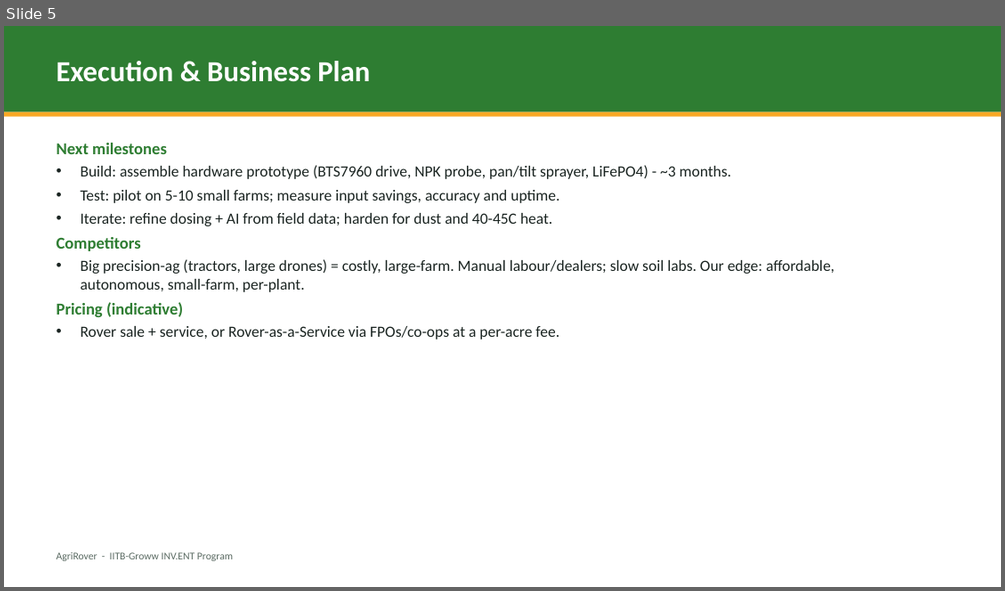
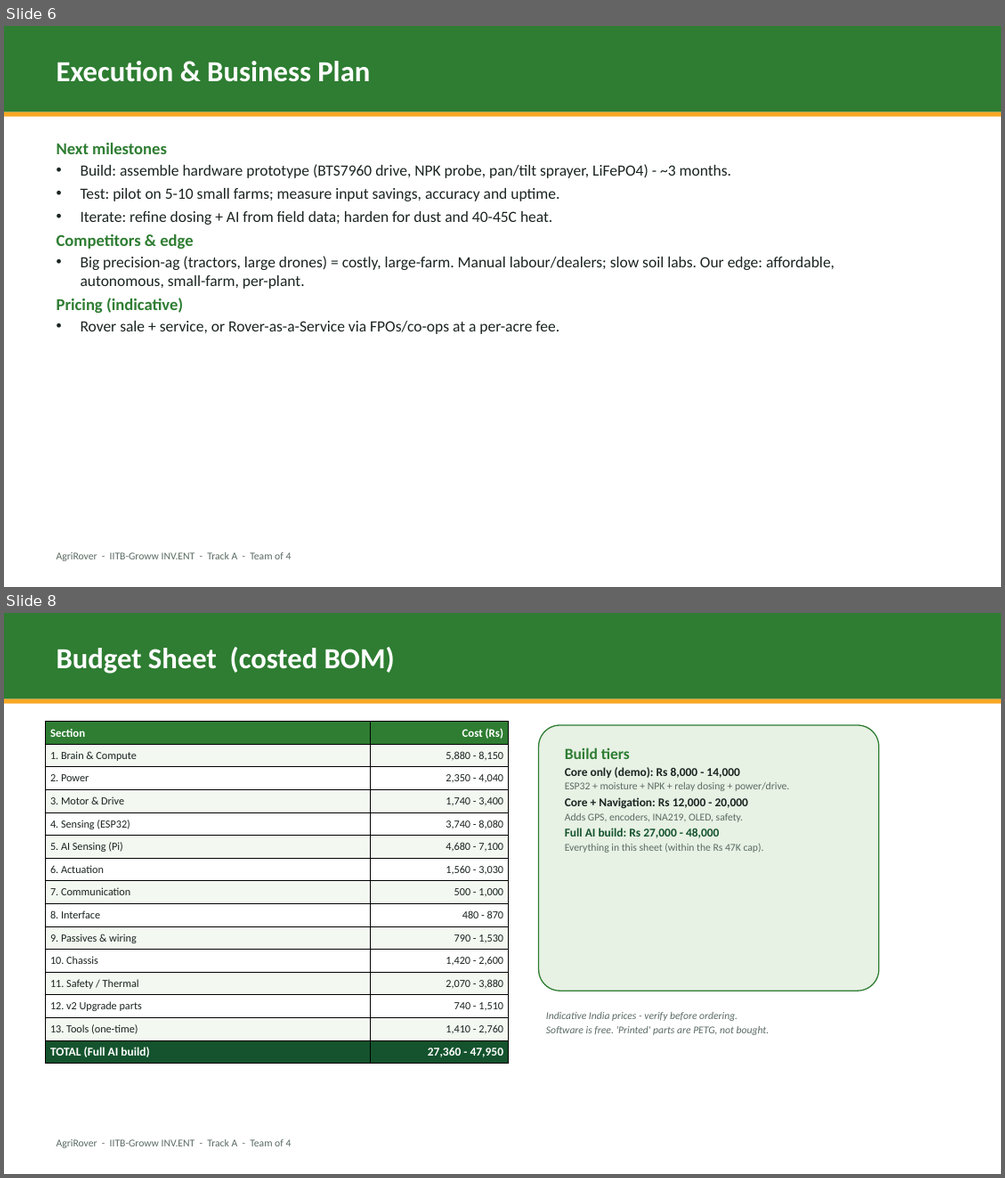
Before and after one commit to aman123825/agrobot, a slide deck: AgriRover_Pitch.pptx. Shown one above the other, each under a label of ours: slide 5 before the commit, slides 6 and 8 after it; the slides between them are not shown. The pictures are 1005x591 and 1005x1178 pixels, drawn with LibreOffice and Linux fonts; fonts in the diff are those of the drawing. Boxes give left, top, right and bottom in pixels: in the first picture for what was removed or moved away, otherwise in the second. Text is boxed around its words. In the diff, an @@ line names an element or a change of style, - is before the commit and + after.

Commit message:
Expand deck: add 'What we've built' traction slide, team-of-4, real costed BOM budget

```diff
--- a/AgriRover_Pitch.pptx
+++ b/AgriRover_Pitch.pptx
@@ slide 8 added at [4,613,1001,1174], background #FFFFFF @@
@@ rectangle added at [4,613,1001,699], fill #2E7D32 @@
@@ text added at [57,647,395,674], 28 pt, text #FFFFFF, bold @@
+Budget Sheet (costed BOM)
@@ rectangle added at [4,699,1001,704], fill #F9A825 @@
@@ table added at [45,722,509,1064], 15 rows, 2 columns @@
+Section | Cost (Rs)
+1. Brain & Compute | 5,880 - 8,150
+2. Power | 2,350 - 4,040
+3. Motor & Drive | 1,740 - 3,400
+4. Sensing (ESP32) | 3,740 - 8,080
+5. AI Sensing (Pi) | 4,680 - 7,100
+6. Actuation | 1,560 - 3,030
+7. Communication | 500 - 1,000
+8. Interface | 480 - 870
+9. Passives & wiring | 790 - 1,530
+10. Chassis | 1,420 - 2,600
+11. Safety / Thermal | 2,070 - 3,880
+12. v2 Upgrade parts | 740 - 1,510
+13. Tools (one-time) | 1,410 - 2,760
+TOTAL (Full AI build) | 27,360 - 47,950
@@ rounded rectangle added at [539,725,879,990], fill #E7F1E4, outline #2E7D32 1.1 pt @@
@@ text added at [565,747,764,852], 10 pt, text #5B6B63 @@
+Build tiers
+Core only (demo): Rs 8,000 - 14,000
+ESP32 + moisture + NPK + relay dosing + power/drive.
+Core + Navigation: Rs 12,000 - 20,000
+Adds GPS, encoders, INA219, OLED, safety.
+Full AI build: Rs 27,000 - 48,000
+Everything in this sheet (within the Rs 47K cap).
@@ text added at [546,1012,769,1035], 10 pt, text #5B6B63, italic @@
+Indicative India prices - verify before ordering.
+Software is free. 'Printed' parts are PETG, not bought.
@@ text added at [57,1139,291,1148], 10 pt, text #5B6B63 @@
+AgriRover - IITB-Groww INV.ENT - Track A - Team of 4
@@ what was slide 5 is now slide 6 @@
@@ slide 6 changed as well @@
@@ text at [57,234,193,248]: text changed @@
-Competitors
+Competitors & edge
@@ text at [57,552,291,561]: text changed @@
-AgriRover - IITB-Groww INV.ENT Program
+AgriRover - IITB-Groww INV.ENT - Track A - Team of 4
```
Also in this commit, not shown: 4 other slides changed, 2 other slides added, 2 slides removed.
